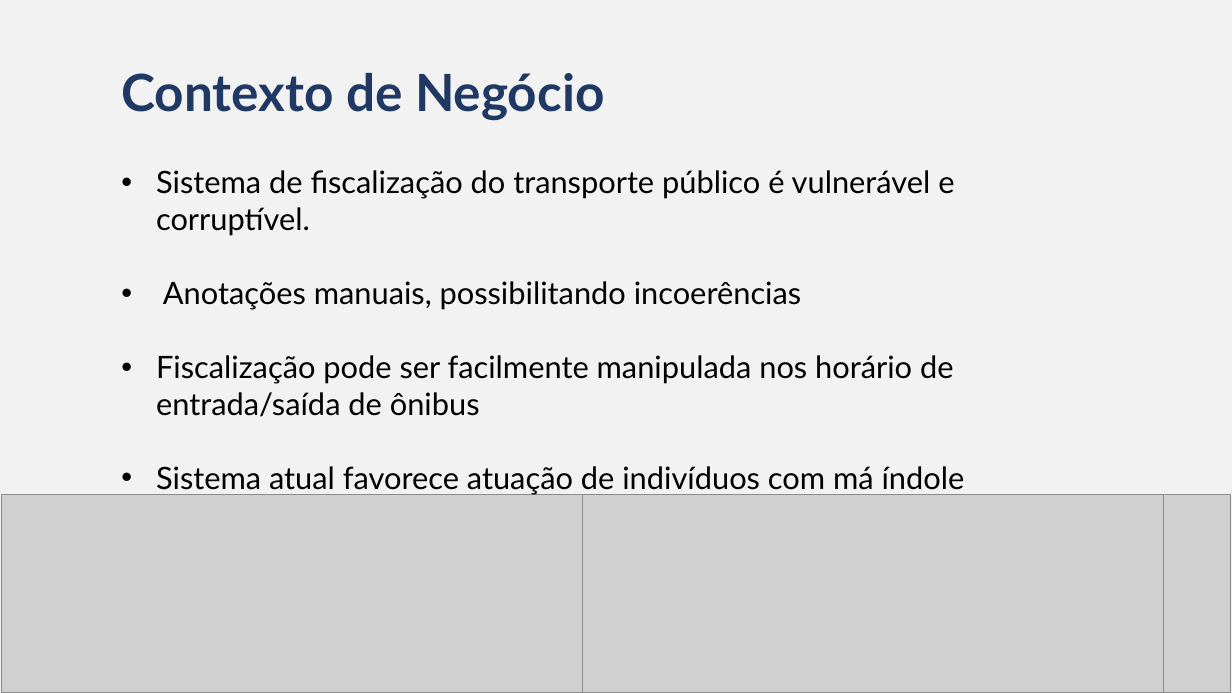
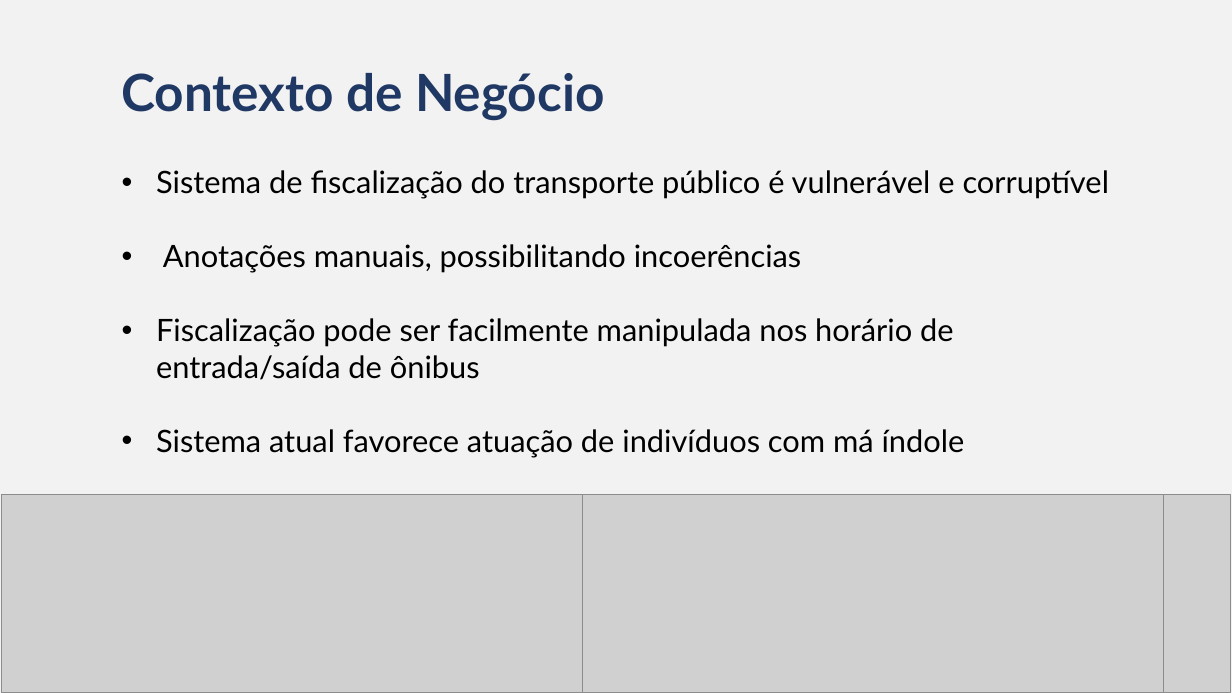
Before and after one commit to Bandtec-3SEM/Doc, a slide deck: slide 3 of Sprint1/Apresentacoes/PI_Contexto.pptx. Drawn at 1232x693 pixels with LibreOffice and Linux fonts; fonts in the diff are those of the drawing; grey boxes stand for pictures. Boxes give left, top, right and bottom in pixels: in the first picture for what was removed or moved away, otherwise in the second. Text is boxed around its words. In the diff, an @@ line names an element or a change of style, - is before the commit and + after.

```diff
--- a/Sprint1/Apresentacoes/PI_Contexto.pptx
+++ b/Sprint1/Apresentacoes/PI_Contexto.pptx
@@ text at (x1=156, y1=170, x2=1110, y2=199): text changed @@
-• Sistema de fiscalização do transporte público é vulnerável e corruptível.
+• Sistema de fiscalização do transporte público é vulnerável e corruptível
@@ text at (x1=156, y1=244, x2=965, y2=458): indent changed @@
```
Also in this commit, not shown: 3 other slides changed.
